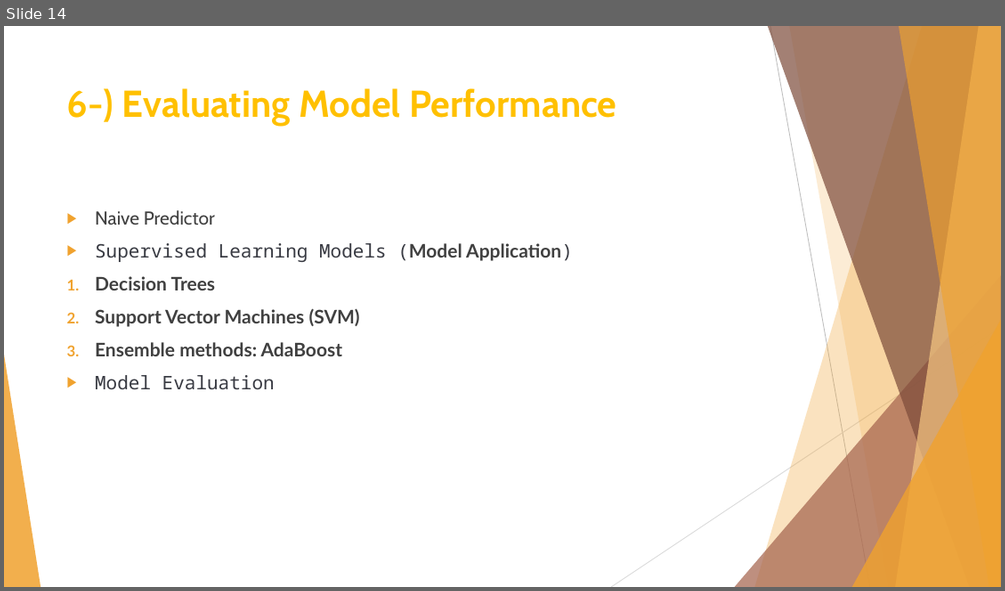
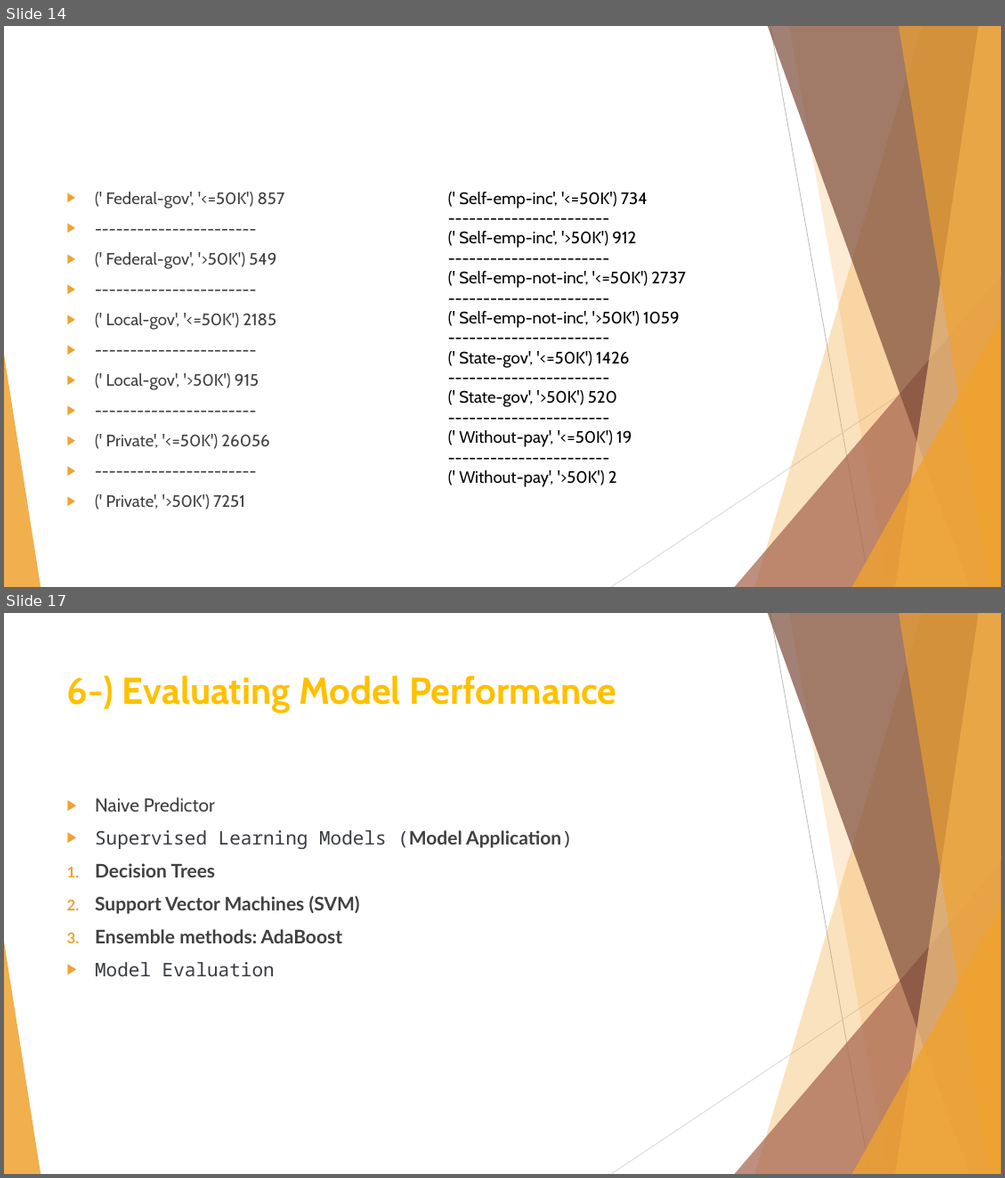
Before and after one commit to badicev/finding_donors, a slide deck: MLCharity-BaşakDilaraÇevik.pptx. Shown one above the other, each under a label of ours: slide 14 before the commit, slides 14 and 17 after it; the slides between them are not shown. The pictures are 1005x591 and 1005x1178 pixels, drawn with LibreOffice and Linux fonts; fonts in the diff are those of the drawing. Boxes give left, top, right and bottom in pixels: in the first picture for what was removed or moved away, otherwise in the second. Text is boxed around its words. In the diff, an @@ line names an element or a change of style, - is before the commit and + after.

```diff
--- a/MLCharity-BaşakDilaraÇevik.pptx
+++ b/MLCharity-BaşakDilaraÇevik.pptx
@@ slide 14 added at (x1=4, y1=26, x2=1001, y2=587), background #FFFFFF; not listed: 10 template elements that a slide beside it also shows @@
@@ text added at (x1=106, y1=192, x2=285, y2=509), 16 pt, text #404040 @@
+▶ (' Federal-gov', '<=50K') 857
+▶ -----------------------
+▶ (' Federal-gov', '>50K') 549
+▶ -----------------------
+▶ (' Local-gov', '<=50K') 2185
+▶ -----------------------
+▶ (' Local-gov', '>50K') 915
+▶ -----------------------
+▶ (' Private', '<=50K') 26056
+▶ -----------------------
+▶ (' Private', '>50K') 7251
@@ text added at (x1=459, y1=192, x2=686, y2=487), 16 pt, text #000000 @@
+(' Self-emp-inc', '<=50K') 734
+-----------------------
+(' Self-emp-inc', '>50K') 912
+-----------------------
+(' Self-emp-not-inc', '<=50K') 2737
+-----------------------
+(' Self-emp-not-inc', '>50K') 1059
+-----------------------
+(' State-gov', '<=50K') 1426
+-----------------------
+(' State-gov', '>50K') 520
+-----------------------
+(' Without-pay', '<=50K') 19
+-----------------------
+(' Without-pay', '>50K') 2
@@ what was slide 14 is now slide 17 @@
```
Also in this commit, not shown: 3 slides changed, 2 other slides added, 11 other files.
